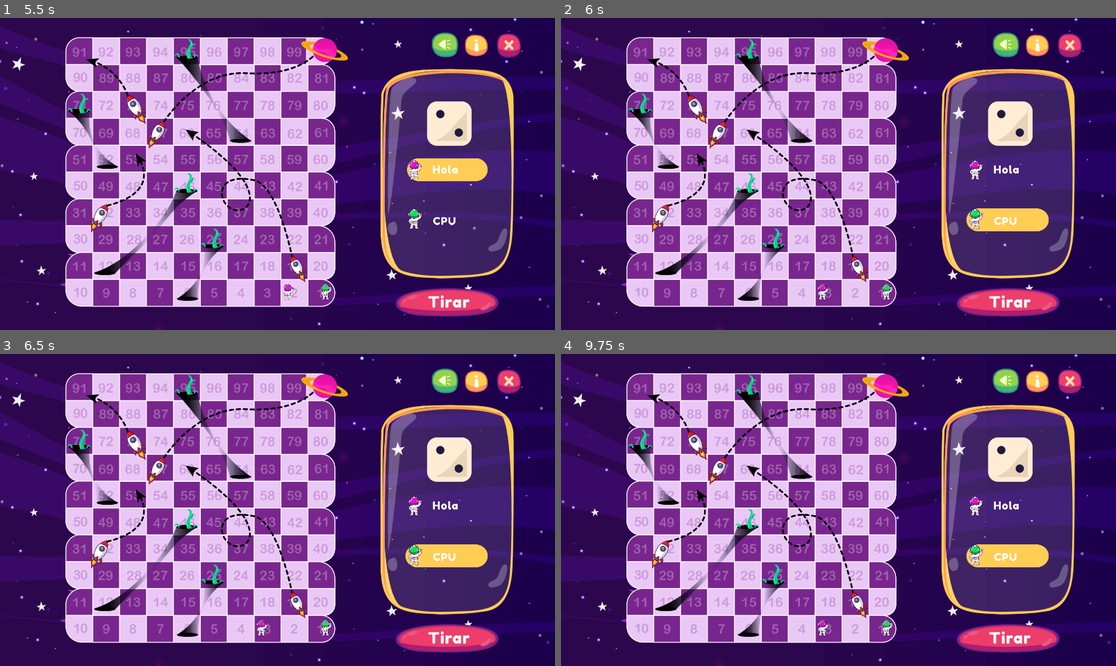
Above: before the commit, frames 1-4 (two rows, left to right).
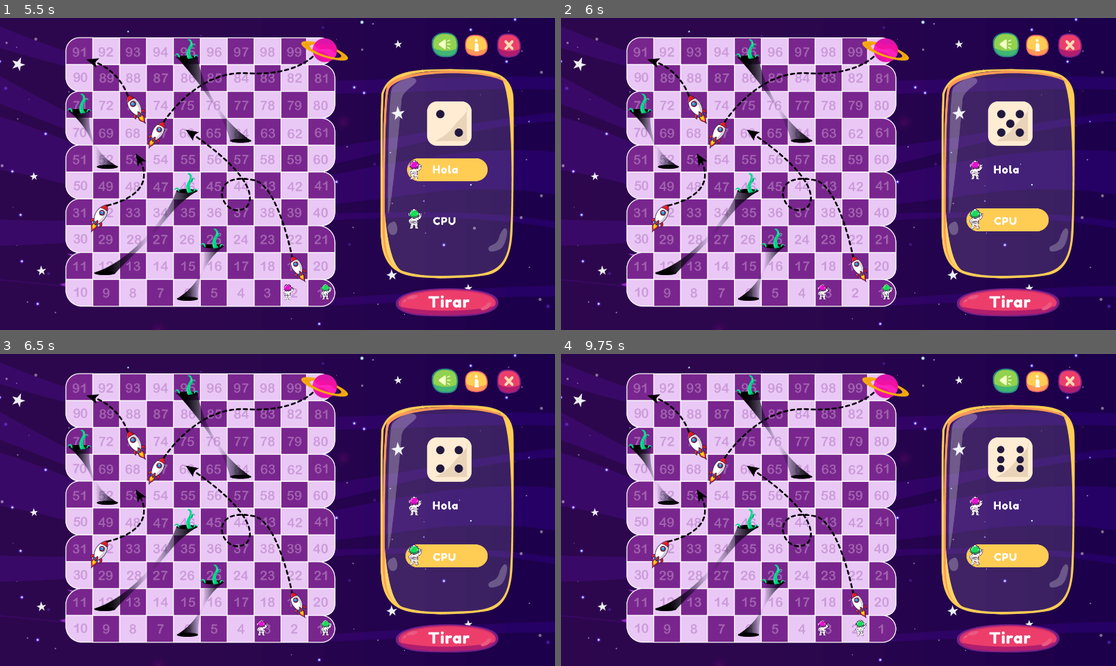
Above: after the commit, the same moments.

Repository: carrilloycardenas/Carrera-espacial
Game: Godot game, scene res://tablero/tablero.tscn
Same seed, same stepped clock (60 frames per second), same inputs: the game is played once before the commit and once after it. The project has no main scene, so this scene is started directly.
Inputs (mouse positions are in pixels of both pictures, inside the frame that each line leads up to):
- Up to frame 1 (5.5 s): click (449, 301) at 0.5 s; click (477, 46) at 1.25 s; click (444, 46) at 2 s; hold Right (ui_right) 2.78-3.53 s; hold Down (ui_down) 3.53-4.28 s; tap Enter at 4.25 s; hold Right (ui_right) 4.28-5.03 s; tap Space at 5 s; hold Up (ui_up) from 5.03 s (still down)
- Up to frame 2 (6 s): release Up (ui_up) at 5.78 s; hold Left (ui_left) from 5.78 s (still down)
- Up to frame 3 (6.5 s): keep holding Left (ui_left)
- Up to frame 4 (9.75 s): release Left (ui_left) at 7.28 s; hold Down (ui_down) 7.28-8.03 s; hold Right (ui_right) 8.03-8.78 s; tap Enter at 8.75 s; hold Up (ui_up) 8.78-9.53 s; tap Space at 9.5 s; hold Right (ui_right) from 9.53 s (still down)

Frame 1 is identical in both runs. In frame 2, 0.1% of the frame differs, in the area x 78-84%, y 29-39%; in frame 3, less than 0.1%; in frame 4, 0.3%, in the area x 53-84%, y 29-91%.

Commit message:
CPU responde?

Diff:
--- a/scripts/tablero.gd
+++ b/scripts/tablero.gd
@@ -56,6 +56,11 @@
 		$pregunta/lblRes2.text = name.correcta
 		$pregunta/lblRes3.text = name.incorrecta1
 		$pregunta/lblPreg.text = name.pregunta
+		if player == 1:
+			var n_ans = rng.randi_range(1,3)
+			get_node("pregunta/btnRes"+str(n_ans)).pressed = true
+			_on_btnRegRes_pressed()
+
 
 func compPreg():
 	# Comprobar casilla de agujero o cohete
@@ -149,10 +154,13 @@
 		if player == 0:
 			get_node("Fondo-espacio-dado/Hover-turno-jugador1").visible = false
 			get_node("Fondo-espacio-dado/Hover-turno-jugador2").visible = true
+			$pregunta/btnRegRes.disabled = true
 			player = 1
+			_on_btntirar_pressed()
 		elif player == 1:
 			get_node("Fondo-espacio-dado/Hover-turno-jugador1").visible = true
 			get_node("Fondo-espacio-dado/Hover-turno-jugador2").visible = false
+			$pregunta/btnRegRes.disabled = false
 			player = 0
 
 
@@ -208,8 +216,12 @@
 	if player == 0:
 		get_node("Fondo-espacio-dado/Hover-turno-jugador1").visible = false
 		get_node("Fondo-espacio-dado/Hover-turno-jugador2").visible = true
+		$pregunta/btnRegRes.disabled = true
+		player = 1
+		_on_btntirar_pressed()
 		player = 1
 	elif player == 1:
 		get_node("Fondo-espacio-dado/Hover-turno-jugador1").visible = true
 		get_node("Fondo-espacio-dado/Hover-turno-jugador2").visible = false
+		$pregunta/btnRegRes.disabled = false
 		player = 0
